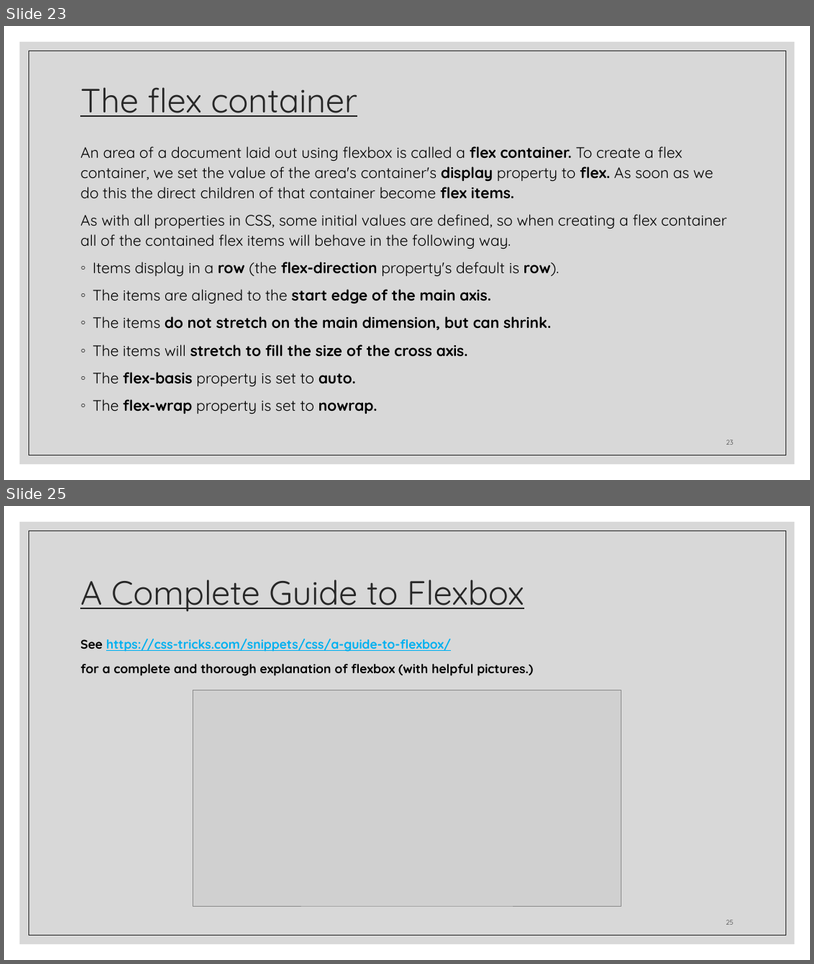
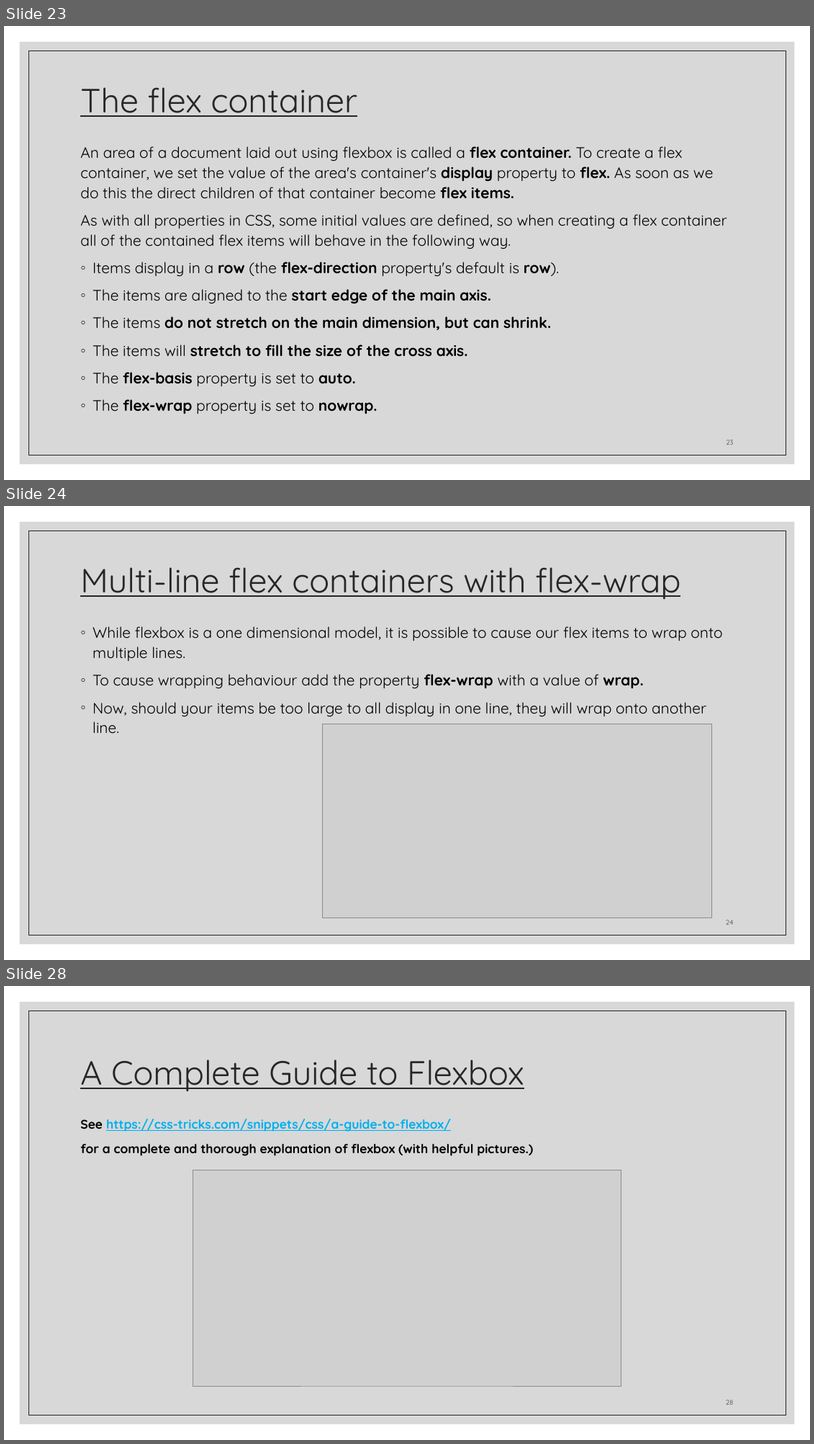
Before and after one commit to zackstotts/base-node-curriculum, a slide deck: unit_00/html_review/03 CSS.pptx. Shown one above the other, each under a label of ours: slides 23 and 25 before the commit, slides 23, 24 and 28 after it; the slides between them are not shown. The pictures are 814x964 and 814x1444 pixels, drawn with LibreOffice and Linux fonts; fonts in the diff are those of the drawing; grey boxes stand for pictures. Boxes give left, top, right and bottom in pixels: in the first picture for what was removed or moved away, otherwise in the second. Text is boxed around its words. In the diff, an @@ line names an element or a change of style, - is before the commit and + after.

Commit message:
Adding more info about flexbox

```diff
--- a/unit_00/html_review/03 CSS.pptx
+++ b/unit_00/html_review/03 CSS.pptx
@@ slide 24 added at (4,506,810,960), background #FFFFFF; not listed: 2 template elements that a slide beside it also shows @@
@@ title added at (80,567,681,600), 40 pt, text #262626, underline @@
+Multi-line flex containers with flex-wrap
@@ text added at (93,626,723,733), 18 pt, text #000000 @@
+◦ While flexbox is a one dimensional model, it is possible to cause our flex items to wrap onto multiple lines.
+◦ To cause wrapping behaviour add the property flex-wrap with a value of wrap.
+◦ Now, should your items be too large to all display in one line, they will wrap onto another line.
@@ picture added at (323,723,712,917) @@
@@ page number added at (726,919,733,924), 8 pt, text #404040 @@
+24
@@ what was slide 25 is now slide 28 @@
```
Also in this commit, not shown: 1 slide changed, 4 other slides added, 1 slide removed.
